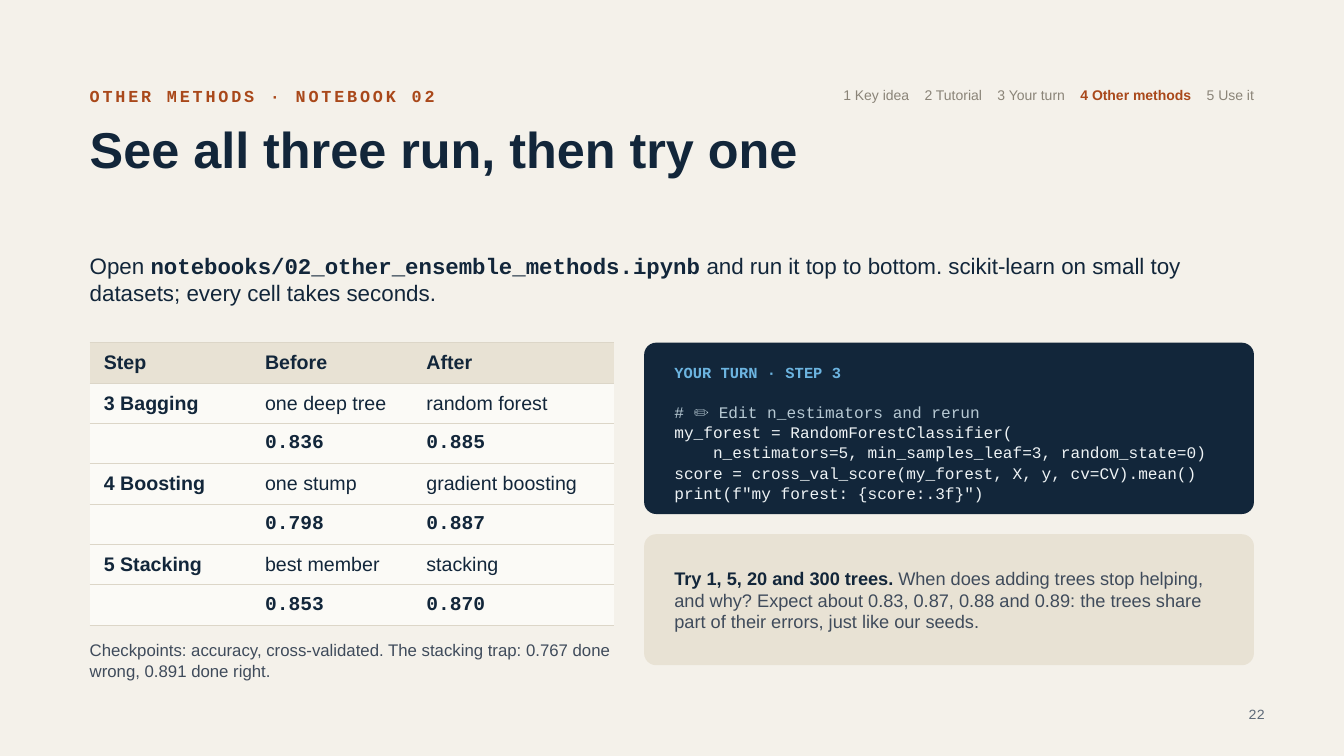
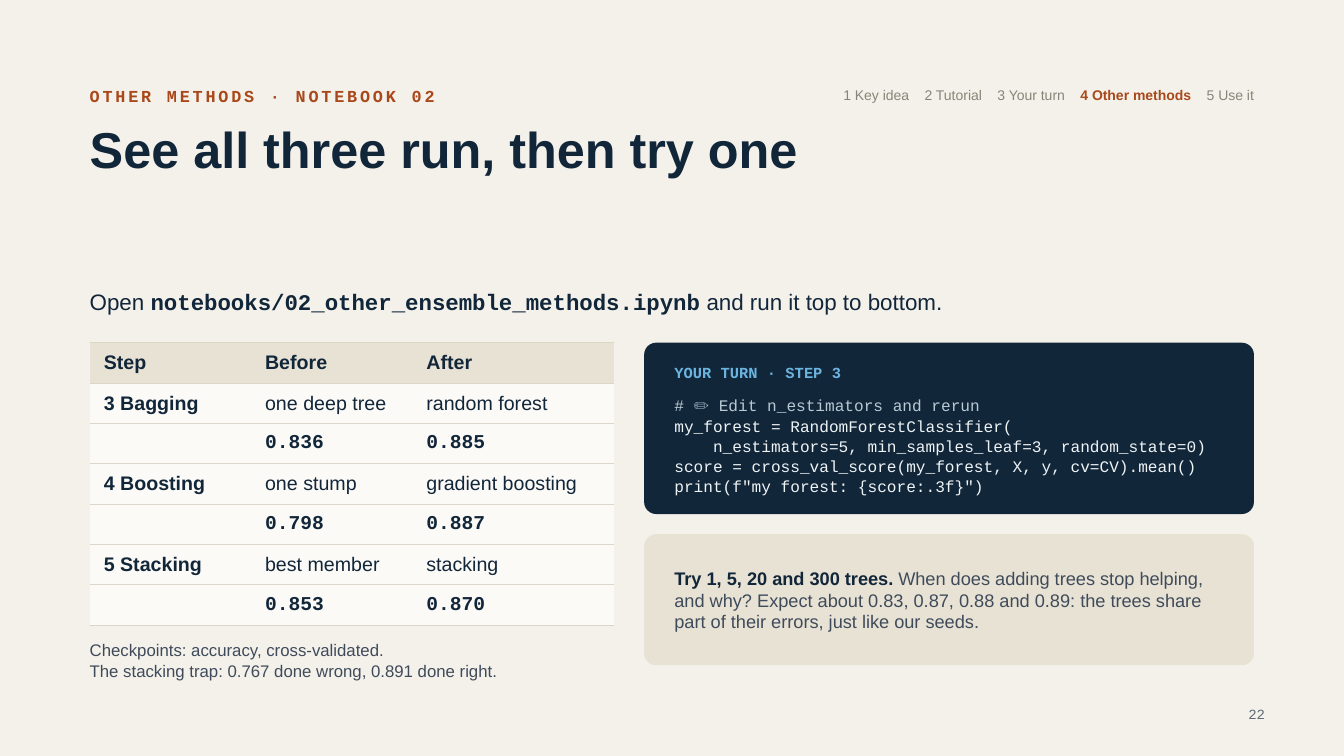
Before and after one commit to damianlapenavidal/ensemble-workshop, a slide deck: slide 22 of slides/ensemble-workshop.pptx. Drawn at 1344x756 pixels with LibreOffice and Linux fonts; fonts in the diff are those of the drawing. Boxes give left, top, right and bottom in pixels: in the first picture for what was removed or moved away, otherwise in the second. Text is boxed around its words. In the diff, an @@ line names an element or a change of style, - is before the commit and + after.

```diff
--- a/slides/ensemble-workshop.pptx
+++ b/slides/ensemble-workshop.pptx
@@ text at box(90, 293, 942, 315): text changed; font Arial to Courier New; bold on @@
-Open notebooks/02_other_ensemble_methods.ipynb and run it top to bottom. scikit-learn on small toy datasets; every cell takes seconds.
+Open notebooks/02_other_ensemble_methods.ipynb and run it top to bottom.
@@ text "# ✏️ Edit n_estimators and ...": place and size @@
-text "# ✏️ Edit n_estimators and ..." at box(674, 406, 1206, 503)
+text "# ✏️ Edit n_estimators and ..." at box(674, 399, 1206, 496)
@@ text at box(90, 644, 497, 681): text changed @@
-Checkpoints: accuracy, cross-validated. The stacking trap: 0.767 done wrong, 0.891 done right.
+Checkpoints: accuracy, cross-validated.
+The stacking trap: 0.767 done wrong, 0.891 done right.
```
Also in this commit, not shown: 4 other slides changed, 2 other files.
